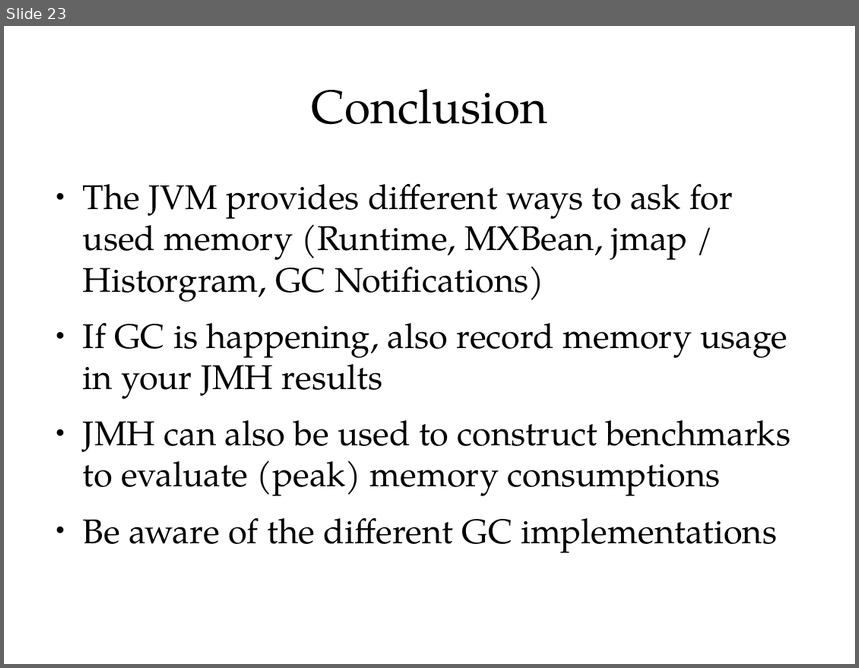
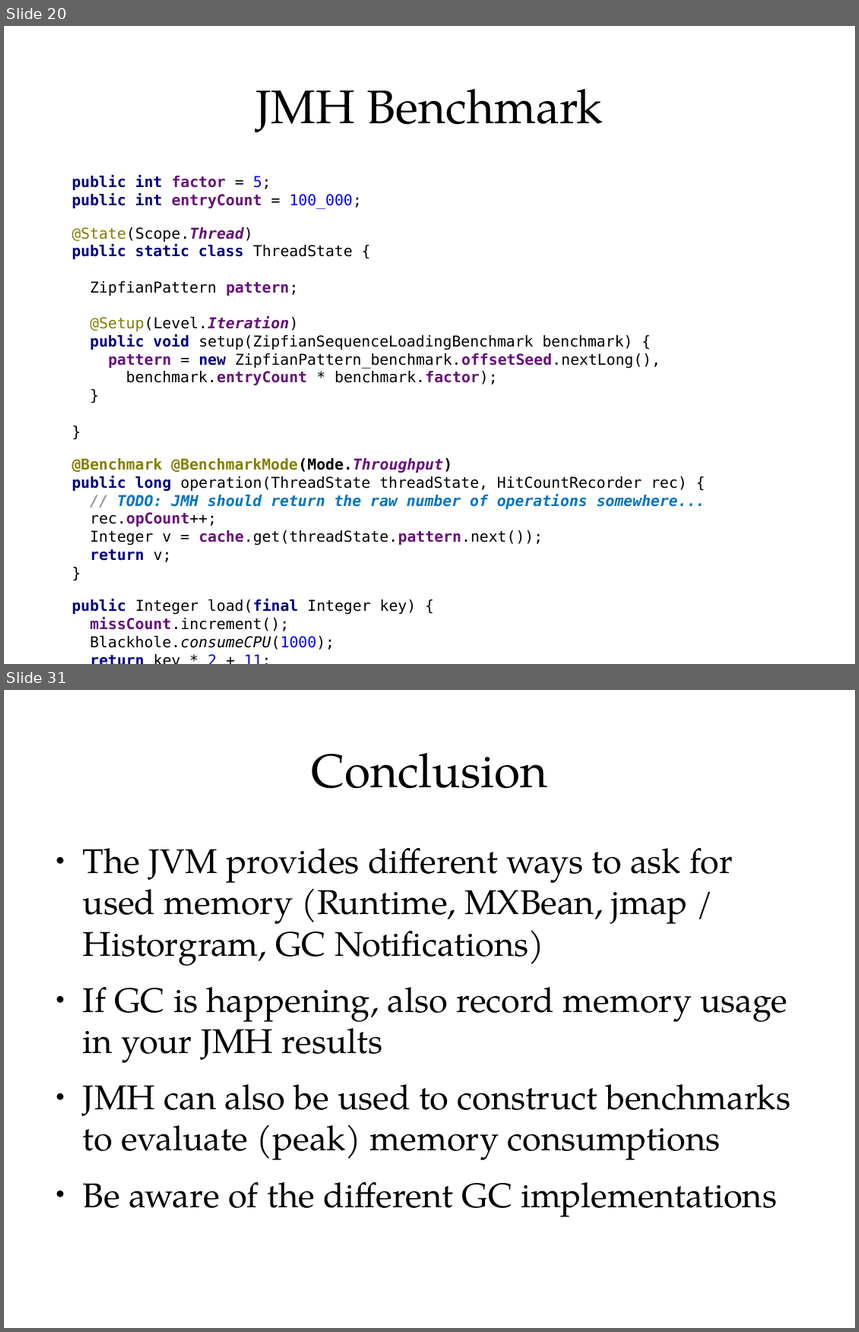
Before and after one commit to cruftex/talk-benchmark-memory, a slide deck: benchmark-memory-with-jmh.odp. Shown one above the other, each under a label of ours: slide 23 before the commit, slides 20 and 31 after it; the slides between them are not shown. The pictures are 859x668 and 859x1332 pixels, drawn with LibreOffice and Linux fonts; fonts in the diff are those of the drawing. Boxes give left, top, right and bottom in pixels: in the first picture for what was removed or moved away, otherwise in the second. Text is boxed around its words. In the diff, an @@ line names an element or a change of style, - is before the commit and + after.

```diff
--- a/benchmark-memory-with-jmh.odp
+++ b/benchmark-memory-with-jmh.odp
@@ slide 20 added at (4,26,855,664), background #FFFFFF @@
@@ title added at (256,89,604,132), 44 pt, text #000000 @@
+JMH Benchmark
@@ text added at (72,175,705,632), 14 pt, text #000000 @@
+public int factor = 5;
+public int entryCount = 100_000;
+@State(Scope.Thread)
+public static class ThreadState {
+ZipfianPattern pattern;
+@Setup(Level.Iteration)
+public void setup(ZipfianSequenceLoadingBenchmark benchmark) {
+pattern = new ZipfianPattern_benchmark.offsetSeed.nextLong(),
+benchmark.entryCount * benchmark.factor);
+}
+}
+@Benchmark @BenchmarkMode(Mode.Throughput)
+public long operation(ThreadState threadState, HitCountRecorder rec) {
+// TODO: JMH should return the raw number of operations somewhere...
+rec.opCount++;
+Integer v = cache.get(threadState.pattern.next());
+return v;
+}
+public Integer load(final Integer key) {
+missCount.increment();
+Blackhole.consumeCPU(1000);
+return key * 2 + 11;
+}
@@ what was slide 23 is now slide 31 @@
```
Also in this commit, not shown: 1 slide changed, 10 other slides added, 3 slides removed, 1 other file.
